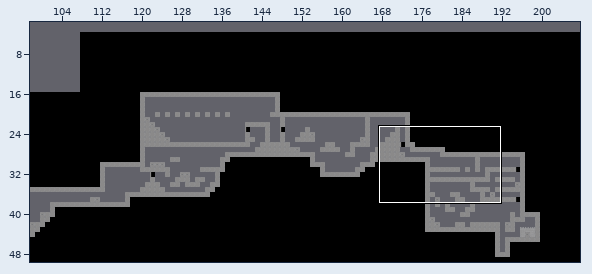
Level history. Tiled map: map/map05.tmx. Above: a wide view before the commit, with the close-up outlined.
Close-up. The starting point:
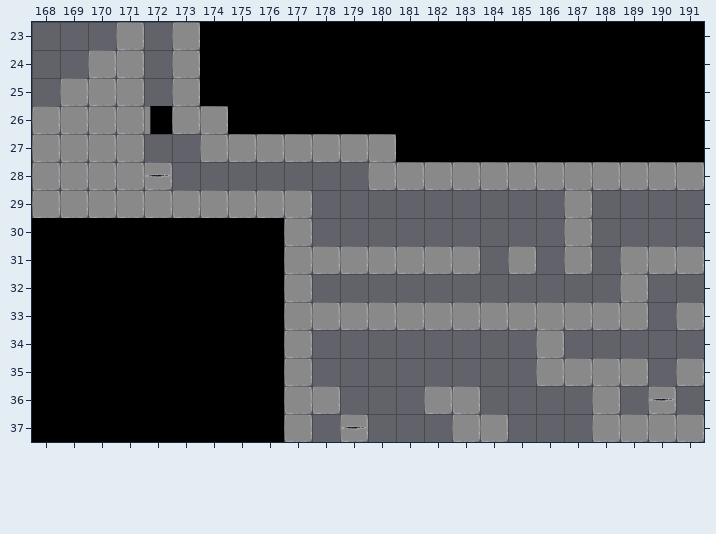
Cells are 70x70 px. Shown: x 168..191, y 23..37. The commit also changed other parts of the map, which this record leaves out.
Once edited:
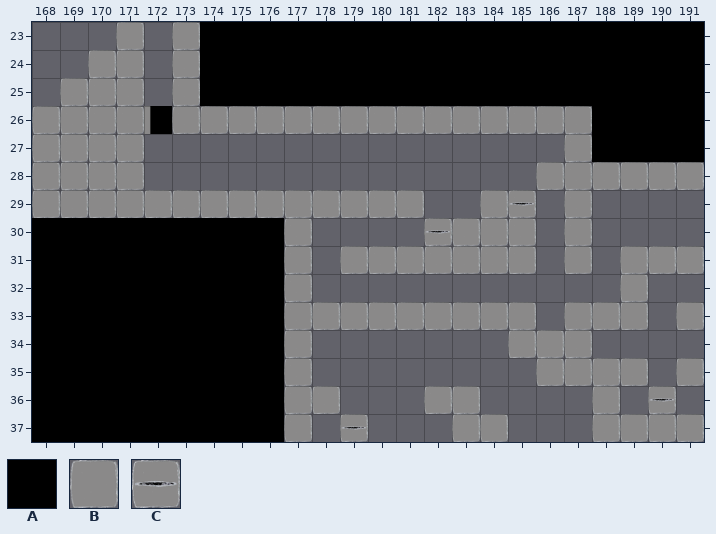
Key: from "blackwhite": A 1; from "blocks": B 4; from "evileye-ani": C 0.
_ is an empty cell.
Objects are placed by their top-left corner, in cells (3,4 is the top-left corner of cell 3,4); size is 1x1 cell unless given.
Edits made:
Layer "Tile Layer 1":
The edit turns tile A into tile B in row 26 at x 175 to 187; in row 27 at x 187.
There is now tile B in row 29 at x 178 to 181 and 184; in row 30 at x 183 to 185; in row 31 at x 184; in row 34 at x 185 and 187.
Tile A is removed in row 27 at x 181 to 186.
Tile B is removed in row 27 at x 174 to 180; in row 28 at x 180 to 185; in row 31 at x 178; in row 33 at x 186.
Layer "Evil Boxes":
Object C "evilbox" at 172,28 becomes C "evilbox" at 182,30.
A new object: C "evilbox" at 185,29.
Where, in picture pixels (left, top, right, bottom), the same in both close-ups:
changed: (200, 106, 592, 274)
old place: (144, 162, 172, 190)
changed: (508, 302, 592, 358)
